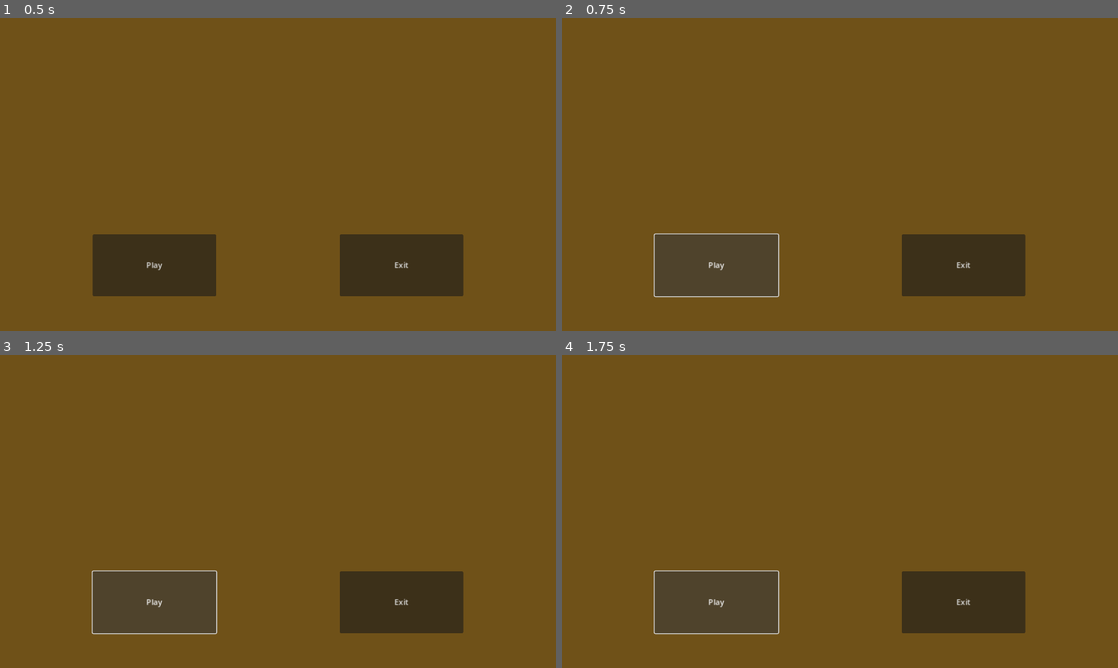
Above: before the commit, frames 1-4 (two rows, left to right).
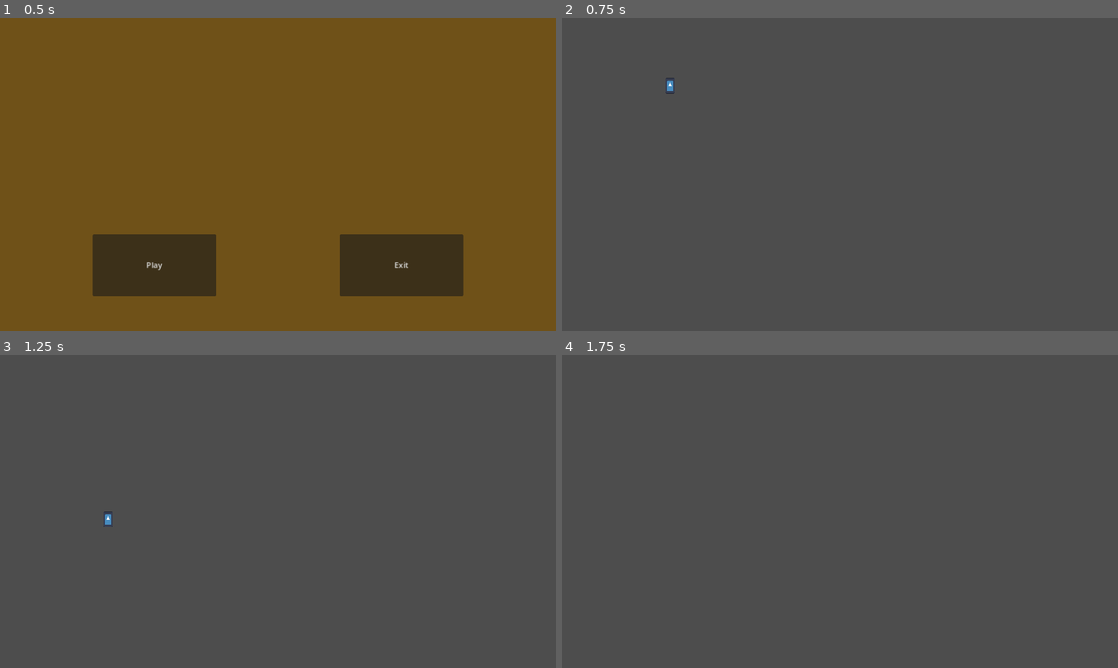
Above: after the commit, the same moments.

Repository: AtaMakesStuff/internship-farming-game
Game: Godot game, scene res://title.tscn
Two runs of this game, one before a commit and one after it. Both use one fixed random seed, a clock stepped at 60 frames per second and the inputs below. Before the commit the project has no main scene; this scene is started directly in both runs. The engine's default icon, where the game draws it, is replaced by a stand-in: a white triangle on a blue panel in a dark square.
Inputs (mouse positions are in pixels of both pictures, inside the frame that each line leads up to):
- Up to frame 1 (0.5 s): no input
- Up to frame 2 (0.75 s): click "Play" at 0.5 s
- Up to frame 3 (1.25 s): no input
- Up to frame 4 (1.75 s): click (717, 602) at 1.25 s, where only the run before the commit has a clickable "Play"

Frame 1 is identical in both runs. In frame 2, 100% of the frame differs, in the area x 0-100%, y 0-100%; in frame 3, 100%; in frame 4, 100%.

Commit message:
Title and Player
- Added functions for starting game and quitting game to buttons on title screen
- Added player to testing scene

Diff:
--- /dev/null
+++ b/internship-farming-game/player.gd
@@ -0,0 +1,26 @@
+extends CharacterBody2D
+
+
+const SPEED = 300.0
+const JUMP_VELOCITY = -400.0
+
+
+func _physics_process(delta: float) -> void:
+	# Add the gravity.
+	if not is_on_floor():
+		velocity += get_gravity() * delta
+
+	# Handle jump.
+	# I don't currently want jumping
+	#if Input.is_action_just_pressed("ui_accept") and is_on_floor():
+	#	velocity.y = JUMP_VELOCITY
+
+	# Get the input direction and handle the movement/deceleration.
+	# As good practice, you should replace UI actions with custom gameplay actions.
+	var direction := Input.get_axis("ui_left", "ui_right")
+	if direction:
+		velocity.x = direction * SPEED
+	else:
+		velocity.x = move_toward(velocity.x, 0, SPEED)
+
+	move_and_slide()
--- a/internship-farming-game/player.tscn
+++ b/internship-farming-game/player.tscn
@@ -1,5 +1,6 @@
-[gd_scene load_steps=3 format=3 uid="uid://c5b0bdgeuwwea"]
+[gd_scene load_steps=4 format=3 uid="uid://c5b0bdgeuwwea"]
 
+[ext_resource type="Script" path="res://player.gd" id="1_8mmaj"]
 [ext_resource type="Texture2D" uid="uid://ce2jxt2tlqyca" path="res://icon.svg" id="1_unnty"]
 
 [sub_resource type="CapsuleShape2D" id="CapsuleShape2D_4fhxp"]
@@ -7,6 +8,7 @@
 height = 36.0
 
 [node name="Player" type="CharacterBody2D"]
+script = ExtResource("1_8mmaj")
 
 [node name="CollisionShape2D" type="CollisionShape2D" parent="."]
 shape = SubResource("CapsuleShape2D_4fhxp")
--- a/internship-farming-game/project.godot
+++ b/internship-farming-game/project.godot
@@ -11,6 +11,7 @@
 [application]
 
 config/name="Internship Farming Game"
+run/main_scene="res://title.tscn"
 config/features=PackedStringArray("4.3", "Forward Plus")
 config/icon="res://icon.svg"
 
--- /dev/null
+++ b/internship-farming-game/testing.tscn
@@ -0,0 +1,8 @@
+[gd_scene load_steps=2 format=3 uid="uid://casinnr6aw1dg"]
+
+[ext_resource type="PackedScene" uid="uid://c5b0bdgeuwwea" path="res://player.tscn" id="1_m16bd"]
+
+[node name="testing" type="Node2D"]
+
+[node name="Player" parent="." instance=ExtResource("1_m16bd")]
+position = Vector2(224, 128)
--- /dev/null
+++ b/internship-farming-game/title.gd
@@ -0,0 +1,22 @@
+extends Control
+
+
+# Called when the node enters the scene tree for the first time.
+func _ready() -> void:
+	pass # Replace with function body.
+
+
+# Called every frame. 'delta' is the elapsed time since the previous frame.
+func _process(delta: float) -> void:
+	pass
+
+# Connects with Button
+# Starts the game
+# Currently goes to testing scene
+func _on_button_pressed() -> void:
+	get_tree().change_scene_to_file("res://testing.tscn")
+
+# Connects with Button2
+# Quits the game
+func _on_button_2_pressed() -> void:
+	get_tree().quit()
--- a/internship-farming-game/title.tscn
+++ b/internship-farming-game/title.tscn
@@ -1,4 +1,6 @@
-[gd_scene format=3 uid="uid://bka3aimso4evk"]
+[gd_scene load_steps=2 format=3 uid="uid://bka3aimso4evk"]
+
+[ext_resource type="Script" path="res://title.gd" id="1_6uep5"]
 
 [node name="Title" type="Control"]
 layout_mode = 3
@@ -7,6 +9,7 @@
 anchor_bottom = 1.0
 grow_horizontal = 2
 grow_vertical = 2
+script = ExtResource("1_6uep5")
 
 [node name="Background" type="ColorRect" parent="."]
 layout_mode = 0
@@ -28,3 +31,6 @@
 offset_right = 960.0
 offset_bottom = 576.0
 text = "Exit"
+
+[connection signal="pressed" from="Button" to="." method="_on_button_pressed"]
+[connection signal="pressed" from="Button2" to="." method="_on_button_2_pressed"]
